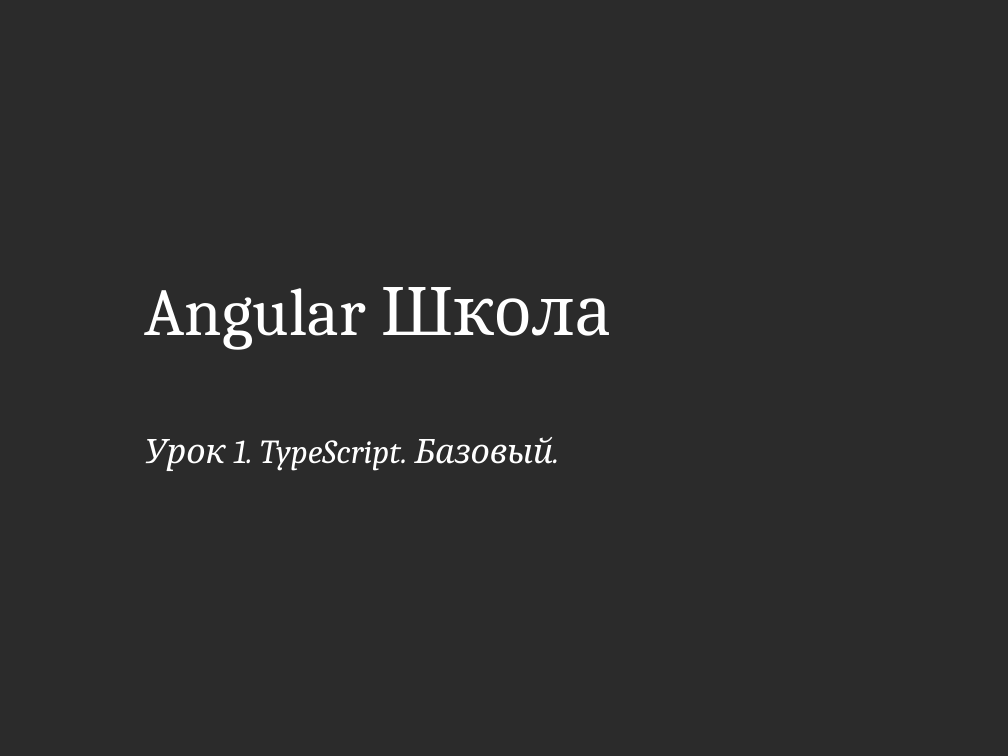
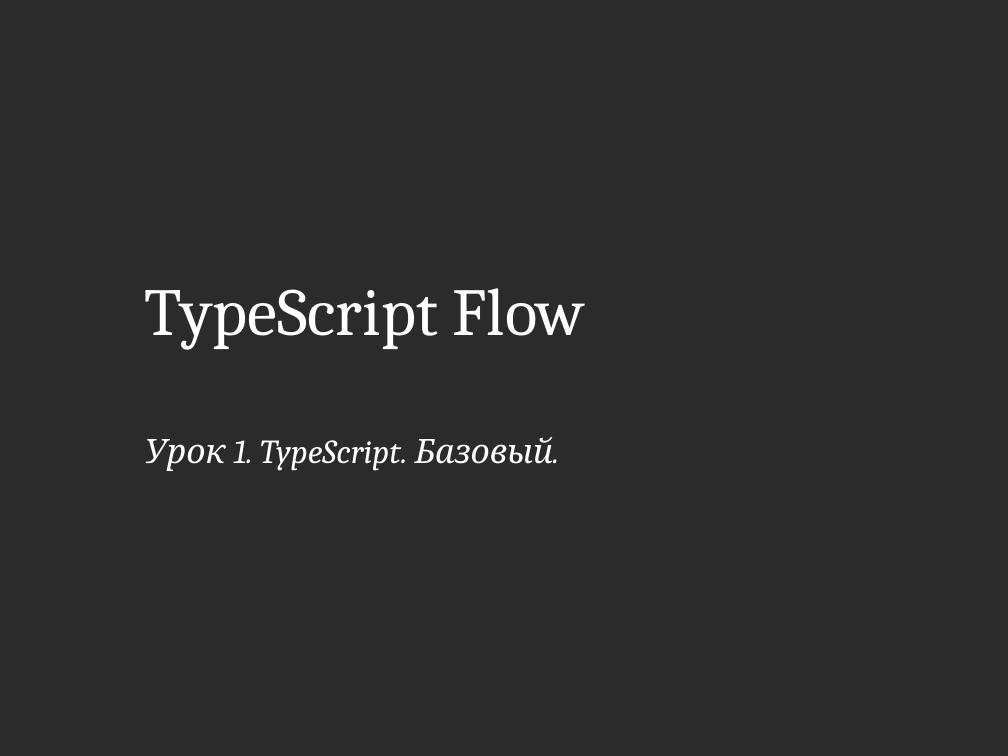
Before and after one commit to NickolayLototskiyDevPro/TypescriptFlow, a slide deck: slide 1 of presentations/01_Basic_Concepts.pptx. Drawn at 1008x756 pixels with LibreOffice and Linux fonts; fonts in the diff are those of the drawing; background and template pictures are left out; a plain dark background stands for a picture behind light text. Boxes give left, top, right and bottom in pixels: in the first picture for what was removed or moved away, otherwise in the second. Text is boxed around its words. In the diff, an @@ line names an element or a change of style, - is before the commit and + after.

Commit message:
Fix lecture 1

```diff
--- a/presentations/01_Basic_Concepts.pptx
+++ b/presentations/01_Basic_Concepts.pptx
@@ text at <box>144,288,586,350</box>: text changed @@
-Angular Школа
+TypeScript Flow
```
Also in this commit, not shown: 2 other slides changed.
